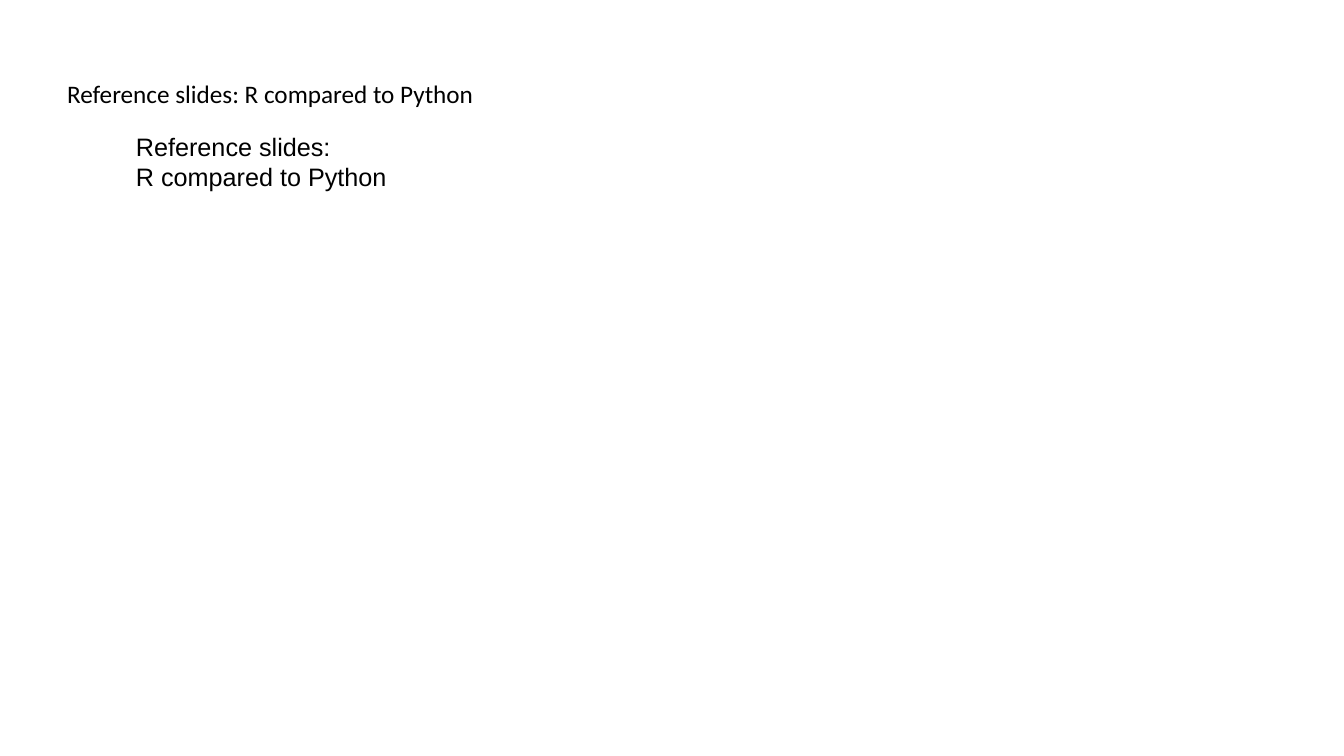
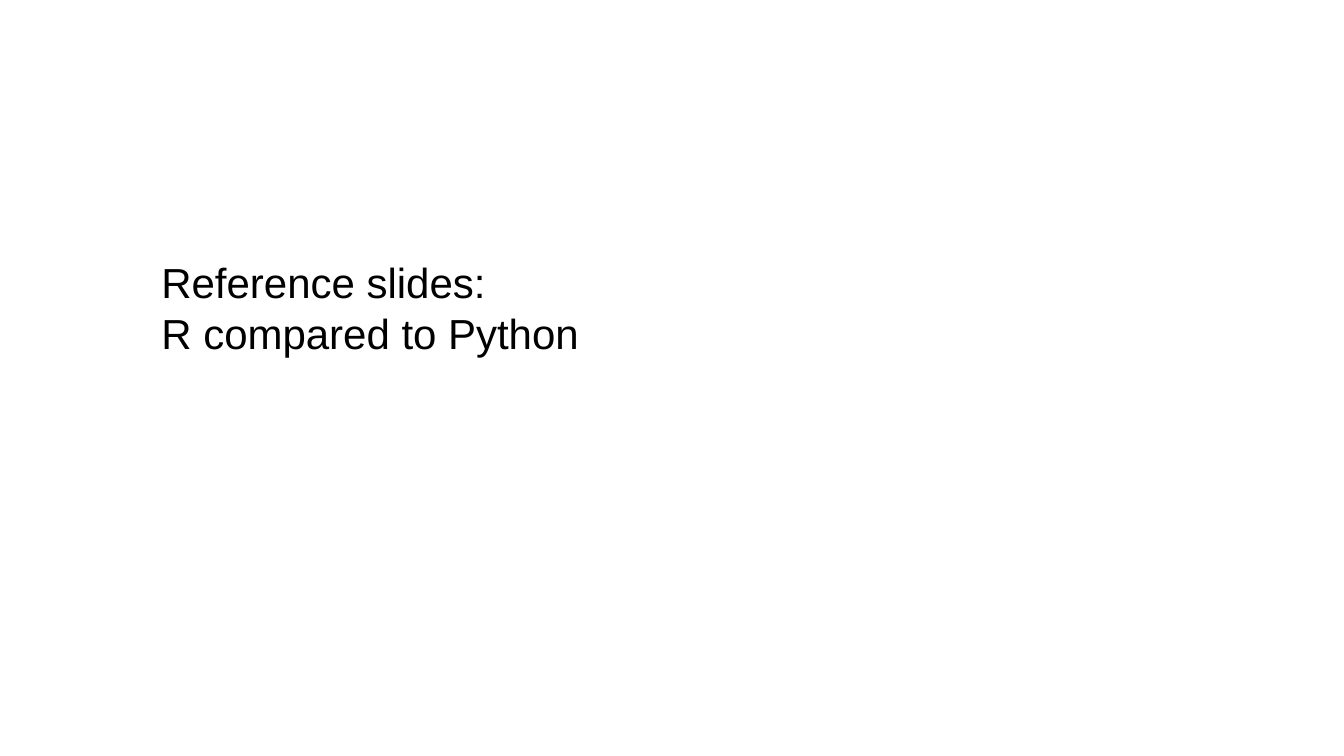
Before and after one commit to steverozen/workshops2026aug, a slide deck: slide 33 of slides/monday_morning/Steve_Rozen_bioinformatics-on-ramp_2026_08_03.pptx (slide 16 before the commit). Drawn at 1344x756 pixels with LibreOffice and Linux fonts; fonts in the diff are those of the drawing. Boxes give left, top, right and bottom in pixels: in the first picture for what was removed or moved away, otherwise in the second. Text is boxed around its words. In the diff, an @@ line names an element or a change of style, - is before the commit and + after.

```diff
--- a/slides/monday_morning/Steve_Rozen_bioinformatics-on-ramp_2026_08_03.pptx
+++ b/slides/monday_morning/Steve_Rozen_bioinformatics-on-ramp_2026_08_03.pptx
@@ title removed at (67,85,473,107) @@
-Reference slides: R compared to Python
@@ text "Reference slides:": place and size @@
-text "Reference slides:" at (136,137,386,192)
+text "Reference slides:" at (161,267,579,357)
@@ text "Reference slides:" at (161,267,579,357): size 18 to 30 pt @@
```
Also in this commit, not shown: 4 other slides changed, 20 slides added, 3 slides removed, 1 other file.
